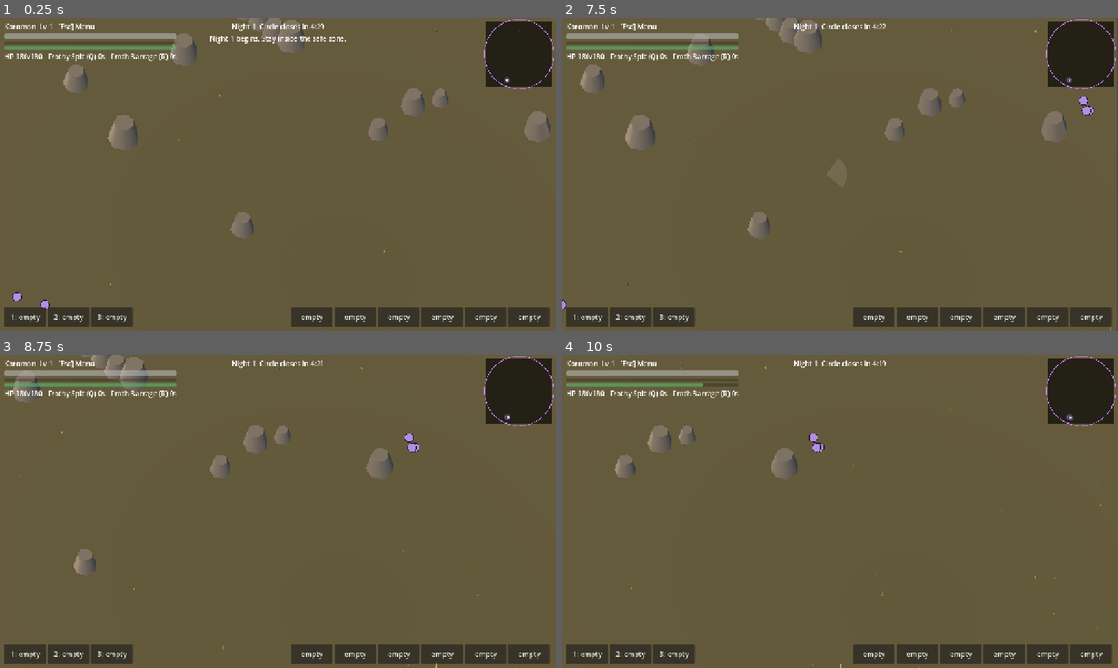
Above: before the commit, frames 1-4 (two rows, left to right).
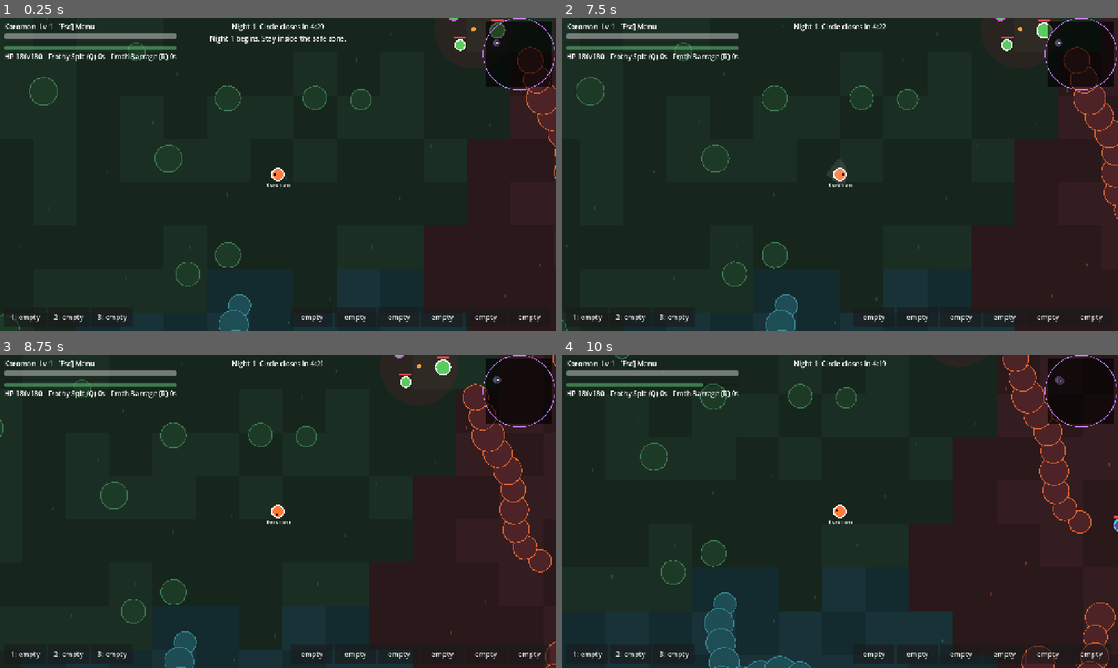
Above: after the commit, the same moments.

Repository: balaxguns/Digirogue-Coop
Game: Godot game, scene res://bugfixes-menu-down-update/scenes/run.tscn
Two runs of this game, one before a commit and one after it. Both use one fixed random seed, a clock stepped at 60 frames per second and the inputs below. This scene is started directly instead of the project's main scene.
Inputs (mouse positions are in pixels of both pictures, inside the frame that each line leads up to):
- Up to frame 1 (0.25 s): no input
- Up to frame 2 (7.5 s): click "1: empty" at 0.5 s; click "2: empty" at 1.25 s; click "3: empty" at 2 s; click "empty" at 2.75 s; click "empty" at 3.5 s; click "empty" at 4.25 s; click "empty" at 5 s; click "empty" at 5.75 s; click "empty" at 6.5 s; tap Enter at 7.25 s; move the mouse to (962, 158) at 7.27 s; press the mouse at (962, 158) at 7.28 s; hold D (move_right) from 7.28 s (still down)
- Up to frame 3 (8.75 s): release D (move_right) at 8 s; release the mouse at (400, 495) at 8 s; drag from (166, 527) to (250, 574) at 8.02 s
- Up to frame 4 (10 s): tap Space (dodge) at 8.75, 8.85 s; move the mouse to (895, 442) at 8.77 s; hold D (move_right) 8.78-9.5 s; drag from (812, 574) to (673, 464) at 9.52 s

The runs differ from the first frame. In frame 1, 98% of the frame differs, in the area x 0-100%, y 0-100%; in frame 2, 98%; in frame 3, 97%; in frame 4, 97%.

Commit message:
Restore proven 2D expedition combat and camera; isolate unfinished 3D prototype

Diff:
--- a/scripts/run.gd
+++ b/scripts/run.gd
@@ -1,7 +1,7 @@
 extends Node2D
 ## The expedition: map generation, nights, corruption, combat, bosses, rewards.
-const WORLD := 9000.0
-const GRID := 90
+const WORLD := 6000.0
+const GRID := 60
 const BOSS_PAT := {"reppamon": ["razor", "roll", "razor"], "sangloupmon": ["blades", "vdash", "fang"], "angemon": ["fist", "shackles", "beam", "fist"], "devimon": ["dclaw", "wing", "glare", "touch"]}
 const BOSS_DMG := 2.0
 const BOSS_SCALE := {"sangloupmon": 0.88}
@@ -39,249 +39,16 @@
 var cam: Camera2D
 var hud
 var font: Font
-var terrain_view: SubViewport
-var terrain_camera: Camera3D
-var terrain_root: Node3D
-var terrain_props: Node3D
-var terrain_actors: Node3D
-var actor_player: Sprite3D
-var actor_boss: Sprite3D
-var actor_mobs: Node3D
-var mob_sprites: Array[Sprite3D] = []
-var actor_shots: MultiMeshInstance3D
-var actor_chests: MultiMeshInstance3D
-var actor_drops: MultiMeshInstance3D
-const TERRAIN_SCALE := 2400.0 / WORLD
 
 func _ready() -> void:
 	randomize()
 	font = ThemeDB.fallback_font
-	_setup_terrain()
 	cam = Camera2D.new()
 	add_child(cam)
 	hud = load("res://scripts/hud.gd").new()
 	hud.g = self
 	add_child(hud)
 	start_run()
-
-func _setup_terrain() -> void:
-	# The playable expedition remains Node2D for now. Render the new 3D terrain
-	# underneath the existing combat sprites through a transparent-free viewport.
-	terrain_view = SubViewport.new()
-	terrain_view.disable_3d = false
-	terrain_view.transparent_bg = false
-	terrain_view.render_target_update_mode = SubViewport.UPDATE_ALWAYS
-	terrain_view.size = Vector2i(1280, 720)
-	add_child(terrain_view)
-	var terrain_scene: PackedScene = preload("res://scenes/terrain_preview.tscn")
-	var terrain: Node3D = terrain_scene.instantiate() as Node3D
-	terrain.set("embedded_mode", true)
-	terrain_root = terrain
-	terrain.set_process(false)
-	terrain.set_process_unhandled_input(false)
-	terrain_view.add_child(terrain)
-	terrain_props = Node3D.new()
-	terrain_root.add_child(terrain_props)
-	terrain_actors = Node3D.new()
-	terrain_root.add_child(terrain_actors)
-	_build_3d_actors()
-	terrain_camera = terrain.get("camera") as Camera3D
-	if terrain_camera == null:
-		push_error("3D terrain camera was not created.")
-		return
-	terrain_camera.projection = Camera3D.PROJECTION_ORTHOGONAL
-	terrain_camera.rotation = Vector3(-PI / 2.0, 0, 0)
-	terrain_camera.position = Vector3(0, 450, 0)
-	terrain_camera.size = 720.0 * TERRAIN_SCALE
-	terrain_camera.current = true
-	# Preview's screen-space legend is not part of the live expedition.
-	for child: Node in terrain.get_children():
-		if child is CanvasLayer:
-			child.hide()
-
-func _world3(p: Vector2, height: float = 0.0) -> Vector3:
-	return Vector3((p.x - WORLD * 0.5) * TERRAIN_SCALE, height, (p.y - WORLD * 0.5) * TERRAIN_SCALE)
-
-func _actor_material(color: Color) -> StandardMaterial3D:
-	var mat := StandardMaterial3D.new()
-	mat.albedo_color = color
-	mat.roughness = 0.72
-	return mat
-
-func _actor_sprite_texture() -> Texture2D:
-	var img := Image.create(64, 64, false, Image.FORMAT_RGBA8)
-	img.fill(Color.TRANSPARENT)
-	for y in 64:
-		for x in 64:
-			var d := Vector2(x - 31.5, y - 31.5).length()
-			if d <= 29.0:
-				img.set_pixel(x, y, Color.WHITE if d < 25.0 else Color("#263244"))
-	return ImageTexture.create_from_image(img)
-
-func _new_actor_sprite(tint: Color) -> Sprite3D:
-	var sprite := Sprite3D.new()
-	sprite.texture = _actor_sprite_texture()
-	sprite.billboard = BaseMaterial3D.BILLBOARD_ENABLED
-	sprite.shaded = false
-	sprite.no_depth_test = true
-	sprite.modulate = tint
-	sprite.texture_filter = BaseMaterial3D.TEXTURE_FILTER_NEAREST
-	terrain_actors.add_child(sprite)
-	return sprite
-
-func _build_3d_actors() -> void:
-	# Flat 2D sprites live INSIDE the 3D scene and share its camera and coordinates.
-	actor_player = _new_actor_sprite(Color("#66dfff"))
-	actor_boss = _new_actor_sprite(Color("#ff685f"))
-	actor_mobs = Node3D.new()
-	terrain_actors.add_child(actor_mobs)
-	var body_mesh := SphereMesh.new()
-	body_mesh.radius = 1.0
-	body_mesh.height = 2.0
-	body_mesh.radial_segments = 12
-	body_mesh.rings = 6
-	actor_shots = MultiMeshInstance3D.new()
-	var shot_mesh := MultiMesh.new()
-	shot_mesh.transform_format = MultiMesh.TRANSFORM_3D
-	shot_mesh.mesh = body_mesh
-	shot_mesh.instance_count = 0
-	actor_shots.multimesh = shot_mesh
-	actor_shots.material_override = _actor_material(Color("#ffdc72"))
-	terrain_actors.add_child(actor_shots)
-	actor_chests = MultiMeshInstance3D.new()
-	var chest_mesh := MultiMesh.new()
-	chest_mesh.transform_format = MultiMesh.TRANSFORM_3D
-	var chest_shape := BoxMesh.new()
-	chest_shape.size = Vector3.ONE
-	chest_mesh.mesh = chest_shape
-	chest_mesh.instance_count = 0
-	actor_chests.multimesh = chest_mesh
-	actor_chests.material_override = _actor_material(Color("#dba746"))
-	terrain_actors.add_child(actor_chests)
-	actor_drops = MultiMeshInstance3D.new()
-	var drop_mesh := MultiMesh.new()
-	drop_mesh.transform_format = MultiMesh.TRANSFORM_3D
-	drop_mesh.mesh = body_mesh
-	drop_mesh.use_colors = true
-	drop_mesh.instance_count = 0
-	actor_drops.multimesh = drop_mesh
-	terrain_actors.add_child(actor_drops)
-
-func _sync_3d_actors() -> void:
-	if terrain_actors == null:
-		return
-	var active: bool = R.mode == "night"
-	terrain_actors.visible = active
-	if not active:
-		return
-	var player_radius: float = (P.r + P.stage * 3.0) * TERRAIN_SCALE
-	actor_player.pixel_size = maxf(0.15, player_radius * 2.0 / 64.0)
-	actor_player.position = _world3(P.pos, maxf(3.0, player_radius))
-	actor_player.visible = true
-	actor_boss.visible = boss != null
-	if boss != null:
-		var boss_radius: float = float(boss.r) * TERRAIN_SCALE
-		actor_boss.pixel_size = boss_radius * 2.0 / 64.0
-		actor_boss.position = _world3(boss.pos, boss_radius)
-	while mob_sprites.size() < mobs.size():
-		var sprite := _new_actor_sprite(Color("#b48de3"))
-		mob_sprites.append(sprite)
-	for i in mob_sprites.size():
-		var sprite: Sprite3D = mob_sprites[i]
-		sprite.visible = i < mobs.size()
-		if i >= mobs.size():
-			continue
-		var enemy: Dictionary = mobs[i]
-		var radius: float = float(enemy.r) * TERRAIN_SCALE
-		sprite.pixel_size = radius * 2.0 / 64.0
-		sprite.position = _world3(enemy.pos, radius + maxf(0.0, float(enemy.up)) * TERRAIN_SCALE)
-		sprite.modulate = Color("#e6a968") if enemy.get("mini", false) else Color("#b48de3")
-	var sm: MultiMesh = actor_shots.multimesh
-	sm.instance_count = shots.size()
-	for i in shots.size():
-		var shot: Dictionary = shots[i]
-		var radius: float = float(shot.r) * TERRAIN_SCALE
-		sm.set_instance_transform(i, Transform3D(Basis().scaled(Vector3.ONE * radius), _world3(shot.pos, radius)))
-
-	var cm: MultiMesh = actor_chests.multimesh
-	cm.instance_count = chests.size()
-	for i in chests.size():
-		var chest: Dictionary = chests[i]
-		var size: float = 12.0 * TERRAIN_SCALE
-		var transform := Transform3D(Basis().scaled(Vector3(size, size * 0.7, size)), _world3(chest.pos, size * 0.35))
-		if chest.open:
-			transform = Transform3D(Basis().scaled(Vector3.ZERO), _world3(chest.pos))
-		cm.set_instance_transform(i, transform)
-	var dm: MultiMesh = actor_drops.multimesh
-	dm.instance_count = drops.size()
-	for i in drops.size():
-		var drop: Dictionary = drops[i]
-		var radius: float = 7.0 * TERRAIN_SCALE
-		dm.set_instance_transform(i, Transform3D(Basis().scaled(Vector3.ONE * radius), _world3(drop.pos, radius)))
-		dm.set_instance_color(i, Color("#42ddff") if drop.k == "items" else Color("#ff8ad8"))
-
-func _rebuild_terrain_props() -> void:
-	if terrain_props == null:
-		return
-	for child: Node in terrain_props.get_children():
-		terrain_props.remove_child(child)
-		child.queue_free()
-	if R.mode != "night":
-		return
-	# Render the actual gameplay obstacles in 3D at their collision coordinates.
-	# The old 2D placeholder circles are no longer drawn.
-	var rock_mesh := CylinderMesh.new()
-	rock_mesh.top_radius = 0.65
-	rock_mesh.bottom_radius = 1.0
-	rock_mesh.height = 1.0
-	rock_mesh.radial_segments = 7
-	var rocks := MultiMesh.new()
-	rocks.transform_format = MultiMesh.TRANSFORM_3D
-	rocks.mesh = rock_mesh
-	rocks.instance_count = obs.size()
-	for i in obs.size():
-		var o: Dictionary = obs[i]
-		var world_pos := Vector3((o.pos.x - WORLD * 0.5) * TERRAIN_SCALE, 0, (o.pos.y - WORLD * 0.5) * TERRAIN_SCALE)
-		var radius: float = o.r * TERRAIN_SCALE
-		rocks.set_instance_transform(i, Transform3D(Basis().scaled(Vector3(radius, radius * 1.6, radius)), world_pos + Vector3(0, radius * 0.8, 0)))
-	var rock_instances := MultiMeshInstance3D.new()
-	rock_instances.multimesh = rocks
-	var rock_mat := StandardMaterial3D.new()
-	rock_mat.albedo_color = Color("#716c67")
-	rock_instances.material_override = rock_mat
-	terrain_props.add_child(rock_instances)
-	# Camps occupy the same world positions as their gameplay interactions.
-	var camp_mesh := CylinderMesh.new()
-	camp_mesh.top_radius = 3.5
-	camp_mesh.bottom_radius = 5.0
-	camp_mesh.height = 2.0
-	var markers := MultiMesh.new()
-	markers.transform_format = MultiMesh.TRANSFORM_3D
-	markers.mesh = camp_mesh
-	markers.instance_count = camps.size()
-	for i in camps.size():
-		var c: Dictionary = camps[i]
-		var p := Vector3((c.pos.x - WORLD * 0.5) * TERRAIN_SCALE, 1.0, (c.pos.y - WORLD * 0.5) * TERRAIN_SCALE)
-		markers.set_instance_transform(i, Transform3D(Basis(), p))
-	var camp_instances := MultiMeshInstance3D.new()
-	camp_instances.multimesh = markers
-	var camp_mat := StandardMaterial3D.new()
-	camp_mat.albedo_color = Color("#49b79c")
-	camp_mat.emission_enabled = true
-	camp_mat.emission = Color("#1c7363")
-	camp_instances.material_override = camp_mat
-	terrain_props.add_child(camp_instances)
-
-func _sync_terrain() -> void:
-	if terrain_view == null or terrain_camera == null:
-		return
-	var vp := get_viewport_rect().size
-	var target := Vector2i(maxi(1, int(vp.x)), maxi(1, int(vp.y)))
-	if terrain_view.size != target:
-		terrain_view.size = target
-	terrain_camera.size = vp.y * TERRAIN_SCALE
-	var center: Vector2 = cam.get_screen_center_position()
-	terrain_camera.position = Vector3((center.x - WORLD * 0.5) * TERRAIN_SCALE, 450.0, (center.y - WORLD * 0.5) * TERRAIN_SCALE)
 
 func nm() -> String:
 	return Data.ROSTER[P.line].stages[P.stage]
@@ -358,12 +125,11 @@
 	R.fog = PackedByteArray()
 	R.fog.resize(GRID * GRID)
 	gen_map()
-	_rebuild_terrain_props()
 	say("Night %d begins. Stay inside the safe zone." % R.night)
 
 func make_chain() -> Array:
-	var c := [{"pos": Vector2(WORLD / 2.0, WORLD / 2.0), "r": 4800.0}]
-	for r in [2300.0, 700.0]:
+	var c := [{"pos": Vector2(WORLD / 2.0, WORLD / 2.0), "r": 3300.0}]
+	for r in [1600.0, 520.0]:
 		var p: Dictionary = c[c.size() - 1]
 		var q: Vector2 = p.pos + Vector2.from_angle(randf() * TAU) * sqrt(randf()) * (p.r - r)
 		c.append({"pos": Vector2(clampf(q.x, 400.0, WORLD - 400.0), clampf(q.y, 400.0, WORLD - 400.0)), "r": r})
@@ -518,7 +284,6 @@
 func safe_room() -> void:
 	R.mode = "safe"
 	clear_lists()
-	_rebuild_terrain_props()
 	set_bounds(Rect2(0, 0, 900, 560))
 	P.hp = P.mhp
 	P.pos = Vector2(450, 500)
@@ -528,7 +293,6 @@
 func final_room() -> void:
 	R.mode = "final"
 	clear_lists()
-	_rebuild_terrain_props()
 	set_bounds(Rect2(0, 0, 900, 620))
 	P.pos = Vector2(450, 560)
 	spawn_boss("angemon", Vector2(450, 200))
@@ -1003,8 +767,6 @@
 func _physics_process(dt: float) -> void:
 	if R.over: return
 	update(dt)
-	_sync_terrain()
-	_sync_3d_actors()
 	queue_redraw()
 	hud.refresh()
 
@@ -1339,40 +1101,34 @@
 func _draw() -> void:
 	if P.is_empty() or R.is_empty(): return
 	var vp := get_viewport_rect().size
-	var screen_center: Vector2 = cam.get_screen_center_position()
-	var view := Rect2(screen_center - vp / 2.0 - Vector2(80, 80), vp + Vector2(160, 160))
+	var view := Rect2(P.pos - vp / 2.0 - Vector2(80, 80), vp + Vector2(160, 160))
 	if R.mode == "night":
-		# The 3D orthographic terrain replaces the old flat colored biome tiles.
-		if terrain_view != null:
-			draw_texture_rect(terrain_view.get_texture(), Rect2(screen_center - vp * 0.5, vp), false)
+		for gy in range(maxi(0, int(view.position.y / 100.0)), mini(GRID, int(view.end.y / 100.0) + 1)):
+			for gx in range(maxi(0, int(view.position.x / 100.0)), mini(GRID, int(view.end.x / 100.0) + 1)):
+				var bi: int = bio[gy * GRID + gx]
+				var h: int = ((gx * 73856093) ^ (gy * 19349663)) & 0x7fffffff
+				draw_rect(Rect2(gx * 100, gy * 100, 101, 101), BIO_A[bi] if h % 5 < 3 else BIO_B[bi])
+				if h % 4 == 0: draw_rect(Rect2(gx * 100 + h % 80 + 10, gy * 100 + (h >> 8) % 80 + 10, 3, 8), Color(BIO_EDGE[bi], 0.35))
 		draw_arc(R.fc, 440.0, 0.0, TAU, 48, Color(0.7, 0.42, 1.0, 0.35), 3.0)
 		draw_arc(R.fc, 330.0, 0.0, TAU, 48, Color(0.7, 0.42, 1.0, 0.35), 3.0)
-		# Characters, enemies, projectiles, camps, and obstacles now share
-		# one 3D coordinate system. Render ability telegraphs and hit effects
-		# on top; these are gameplay indicators, not a second terrain layer.
-		Bosses.draw(self)
-		Kit.draw(self)
-		for h in shots:
-			draw_circle(h.pos, h.r, h.get("col", tcol(P.type) if h.from == "p" else Color("#ff5c8a")))
-		for f in fx:
-			if f.has("cone"):
-				var effect_color: Color = f.col
-				draw_colored_polygon(cone_poly(f), Color(effect_color, f.t * 2.0))
-			elif f.has("line_a"):
-				draw_line(f.line_a, f.line_b, Color(f.col, minf(1.0, f.t * 4.0)), f.get("w", 8.0))
-			elif f.has("ring"):
-				draw_arc(f.pos, f.ring * (1.0 - f.t / 0.35 * 0.4), 0.0, TAU, 32, Color(f.col, minf(1.0, f.t * 2.5)), 4.0)
-			else:
-				label(f.pos, f.txt, 14, f.col)
-		draw_arc(R.cpos, R.cr, 0.0, TAU, 128, Color("#c77dff"), 3.0)
-		return
+		for a in areas: label(a.pos, a.n, 15, Color(1, 1, 1, 0.35))
+		for s in spots:
+			if s.k == "camp" and s.pos.distance_to(P.pos) < 600.0:
+				draw_circle(s.pos, 90.0, Color(0.48, 0.12, 0.17, 0.2))
+				draw_circle(s.pos, 5.0, Color("#ff9a3d"))
 	else:
 		draw_rect(B, Color("#14101f"))
 	draw_rect(B, Color("#8a7cc0"), false, 3.0)
 	if door != null:
 		draw_rect(Rect2(door.pos.x - door.w, door.pos.y - 40, door.w * 2, 60), Color("#d9b45a"))
 		label(door.pos, "GIANT DOORS", 12, Color.BLACK)
-	# Obstacles and camps are now 3D objects at their gameplay positions.
+	for o in obs:
+		if not view.has_point(o.pos): continue
+		draw_circle(o.pos, o.r, BIO_OBS[o.b])
+		draw_arc(o.pos, o.r, 0.0, TAU, 20, BIO_EDGE[o.b], 2.0)
+	for c in camps:
+		draw_circle(c.pos, 50.0, Color(0.5, 0.5, 0.5, 0.4) if c.used else Color(0.24, 0.86, 0.52, 0.4))
+		label(c.pos, "used camp" if c.used else "heal camp", 11)
 	for c in chests:
 		if P.pos.distance_to(c.pos) < 240.0: draw_rect(Rect2(c.pos - Vector2(10, 8), Vector2(20, 16)), Color("#555555") if c.open else Color("#e3a93b"))
 	for d in drops:
